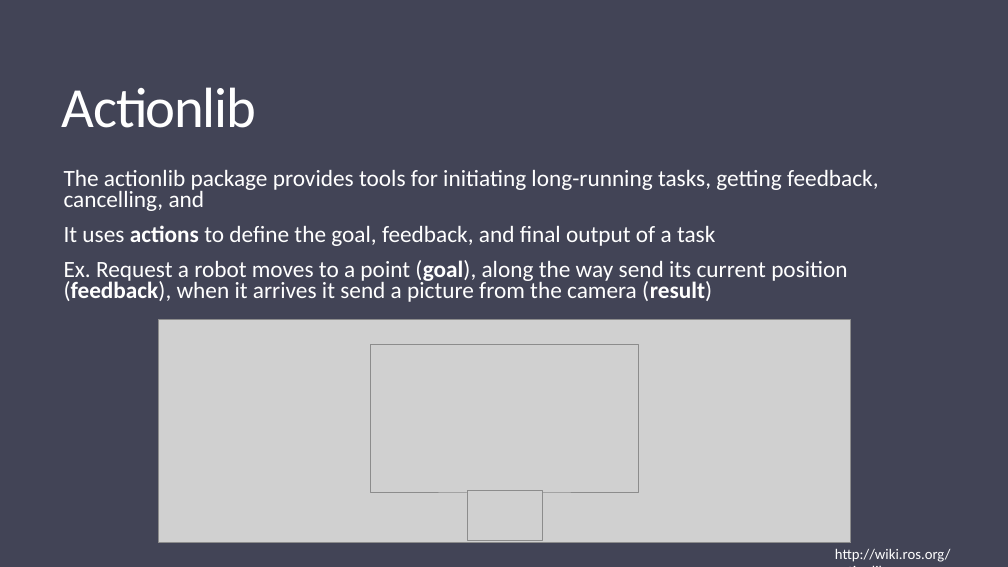
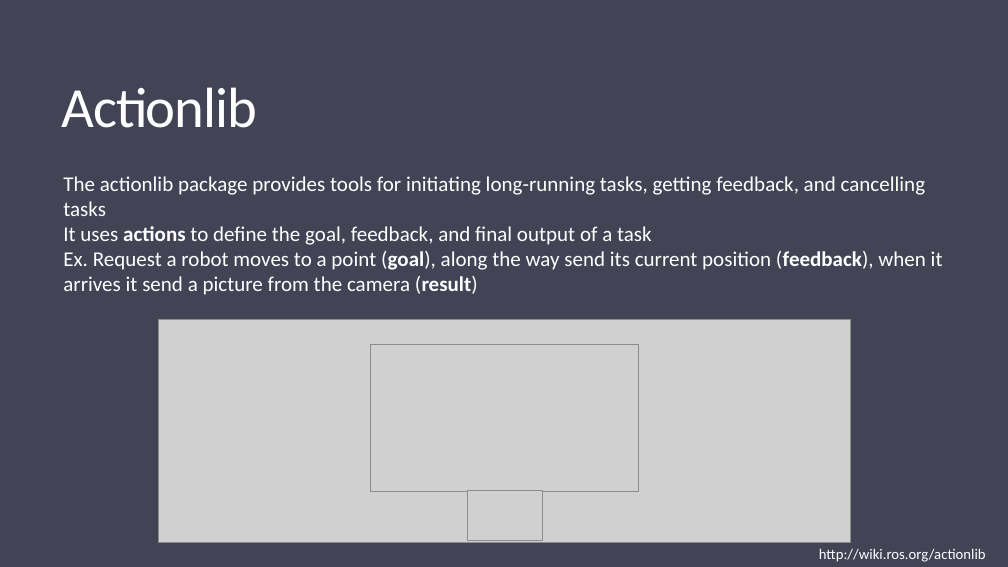
Before and after one commit to ObjExtract/ROS-Spring2019, a slide deck: slide 23 of week5/ROS Course Week 5.pptx (slide 21 before the commit). Drawn at 1008x567 pixels with LibreOffice and Linux fonts; fonts in the diff are those of the drawing; grey boxes stand for pictures. Boxes give left, top, right and bottom in pixels: in the first picture for what was removed or moved away, otherwise in the second. Text is boxed around its words. In the diff, an @@ line names an element or a change of style, - is before the commit and + after.

```diff
--- a/week5/ROS Course Week 5.pptx
+++ b/week5/ROS Course Week 5.pptx
@@ text "Actionlib" at (62, 87, 257, 128): letter spacing -1.2 to -1.1 pt @@
@@ text at (63, 176, 926, 216): text changed; size 22.2 to 20 pt @@
-The actionlib package provides tools for initiating long-running tasks, getting feedback, cancelling, and
+The actionlib package provides tools for initiating long-running tasks, getting feedback, and cancelling tasks
@@ text at (63, 226, 943, 295): size 22.2 to 20 pt in "It uses actions to define the goal, ...", "Ex. Request a robot moves to a ..."; line spacing 0.75 to 1; less space between paragraphs @@
@@ text "http://wiki.ros.org/actionlib" rewrapped from (835, 548, 951, 562) to (819, 548, 986, 562) @@
```
Also in this commit, not shown: 23 other slides changed, 2 slides added, 7 other files.
